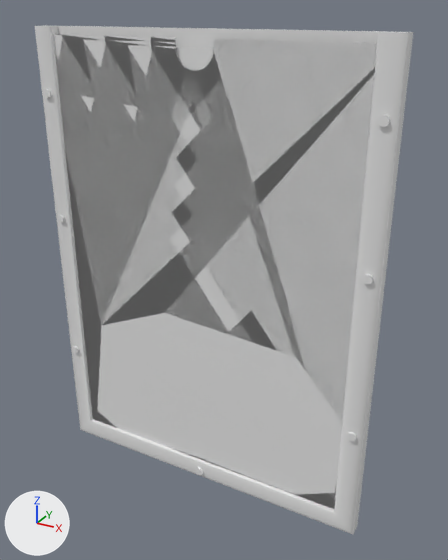
A saved change to the Blender file Models/bulletin_board.blend.
Rendered twice from a camera (50 mm lens) standing at (2.6, -4.35, 2.25) and looking at (0.17, 0.07, 0.05). The lights are fixed; the arrows at lower left show +X, +Y and +Z.

The first picture shows 'base', 'covering', 'covering_cut', 'frames', 'sign'.
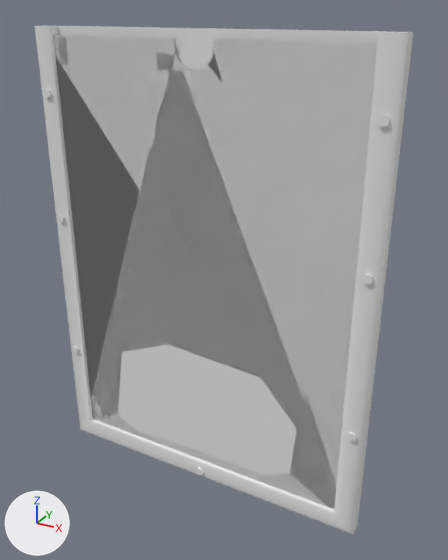
The change, as a diff of the scene's bpy script:
```diff
--- a/Models/bulletin_board.blend.py
+++ b/Models/bulletin_board.blend.py
@@ me_cube_003 @@
 me_cube_003.from_pydata(...)  # 60 vertices, 34 faces; spans x -1.54..1.54, y 0.0, z -1.99..2.09
 # used by ob_covering_cut; location = (0.0, -0.063, -0.05)
+# me_cube_003 part 1: all 18 vertices in x -1.33..1.44, y 0.0, z -1.89..-0.3 are scaled about their middle by (0.735, 1, 0.735), then moved by (-0.08, 0.0, -0.12)
 me_cube_003.materials.append(mat_material)
```

Location of each change, (x1, y1, x2, y2) in pixels of the pictures (448 x 560 px):
'covering_cut', reshaped
    before: (54, 35, 377, 508)
    after: (54, 35, 377, 509)
